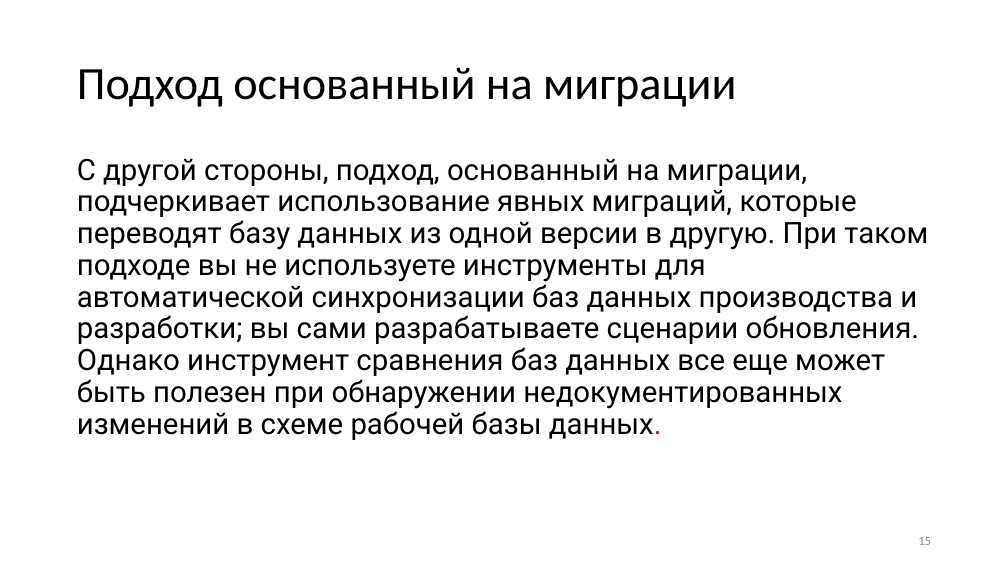
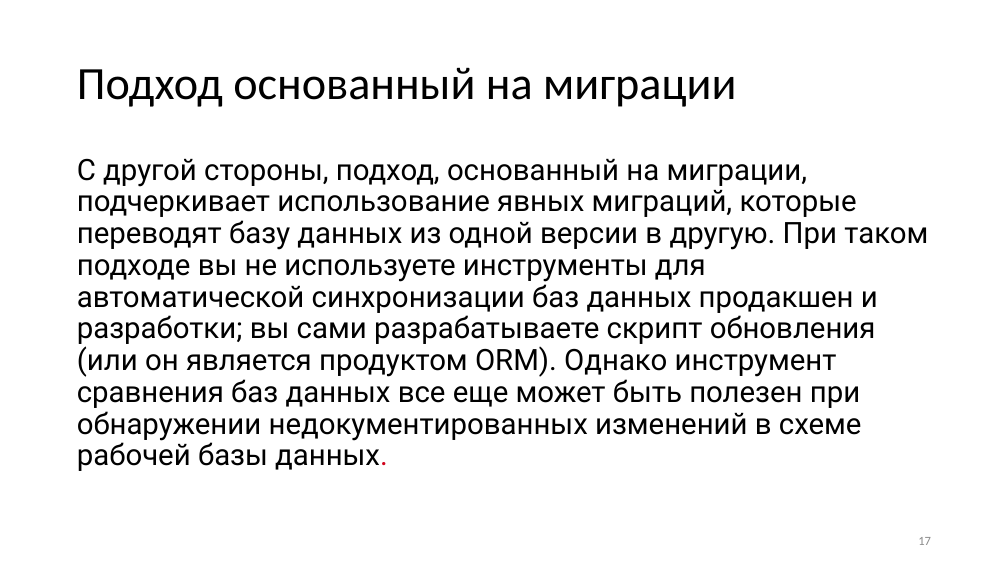
Before and after one commit to Sa1Gur/DbTest.Containers, a slide deck: slide 17 of DbaseTesting.pptx (slide 15 before the commit). Drawn at 1008x567 pixels with LibreOffice and Linux fonts; fonts in the diff are those of the drawing. Boxes give left, top, right and bottom in pixels: in the first picture for what was removed or moved away, otherwise in the second. Text is boxed around its words. In the diff, an @@ line names an element or a change of style, - is before the commit and + after.

```diff
--- a/DbaseTesting.pptx
+++ b/DbaseTesting.pptx
@@ text at [77,158,928,471]: text changed @@
-С другой стороны, подход, основанный на миграции, подчеркивает использование явных миграций, которые переводят базу данных из одной версии в другую. При таком подходе вы не используете инструменты для автоматической синхронизации баз данных производства и разработки; вы сами разрабатываете сценарии обновления. Однако инструмент сравнения баз данных все еще может быть полезен при обнаружении недокументированных изменений в схеме рабочей базы данных.
+С другой стороны, подход, основанный на миграции, подчеркивает использование явных миграций, которые переводят базу данных из одной версии в другую. При таком подходе вы не используете инструменты для автоматической синхронизации баз данных продакшен и разработки; вы сами разрабатываете скрипт обновления (или он является продуктом ORM). Однако инструмент сравнения баз данных все еще может быть полезен при обнаружении недокументированных изменений в схеме рабочей базы данных.
@@ page number at [918,537,931,545]: text changed @@
-15
+17
```
Also in this commit, not shown: 22 other slides changed, 4 slides added, 3 slides removed.
